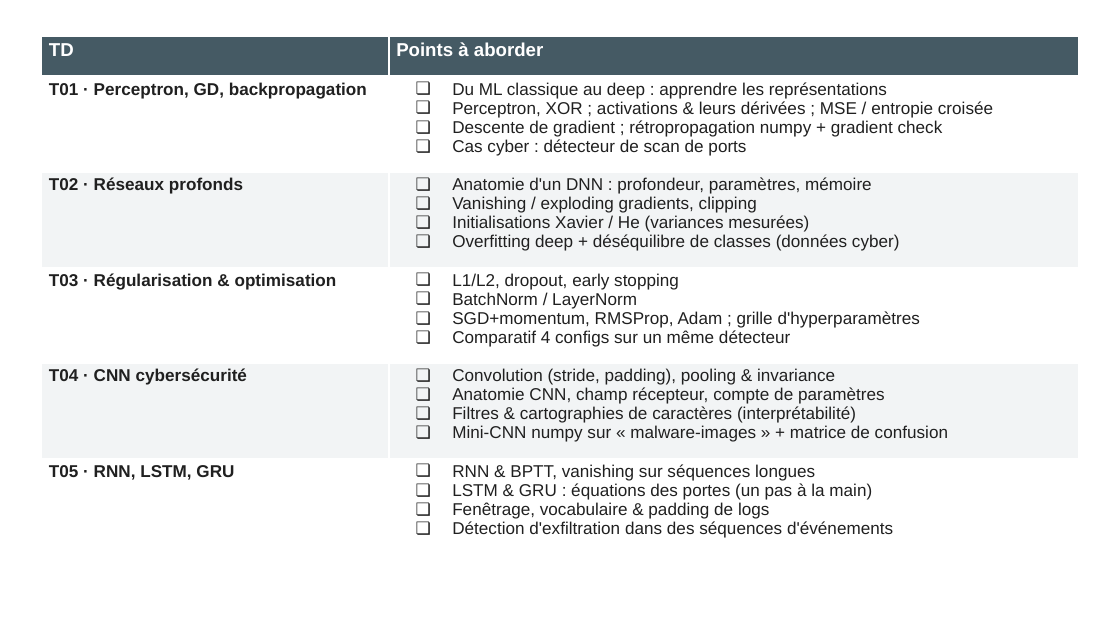
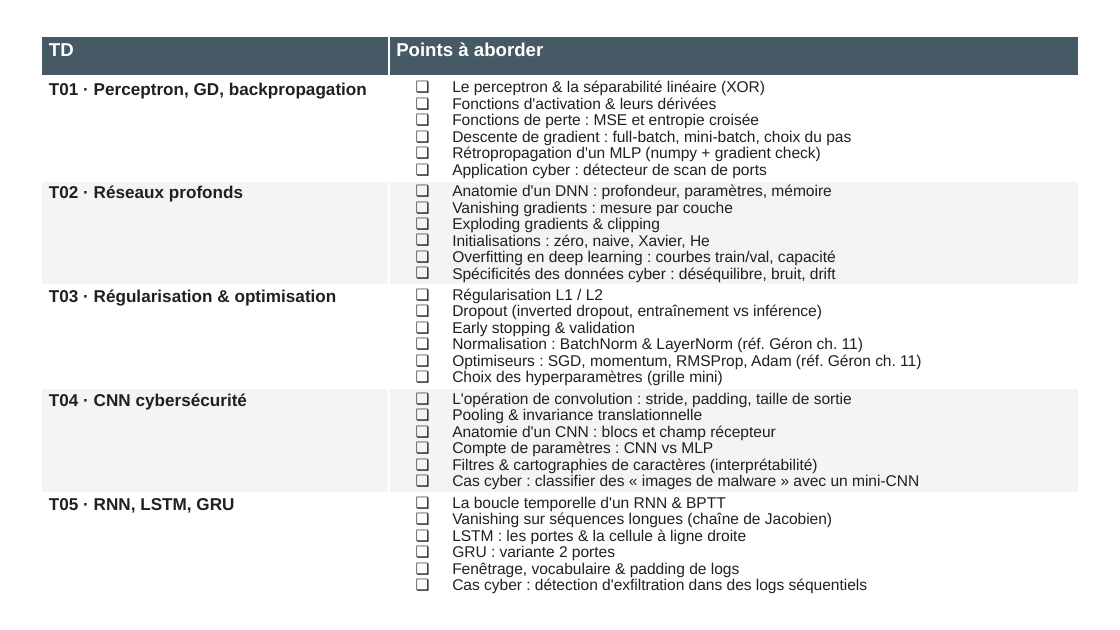
Before and after one commit to huynhdoo/EFREI_DL, a slide deck: slide 2 of slides/EFREI - DL.pptx. Drawn at 1120x630 pixels with LibreOffice and Linux fonts; fonts in the diff are those of the drawing. Boxes give left, top, right and bottom in pixels: in the first picture for what was removed or moved away, otherwise in the second. Text is boxed around its words. In the diff, an @@ line names an element or a change of style, - is before the commit and + after.

```diff
--- a/slides/EFREI - DL.pptx
+++ b/slides/EFREI - DL.pptx
@@ table at <box>41,37,1079,597</box> @@
-row 2, column 2: Du ML classique au deep : apprendre les représentations / Perceptron, XOR ; activations & leurs dérivées ; MSE / entropie croisée / Descente de gradient ; rétropropagation numpy + gradient check / Cas cyber : détecteur de scan de ports
+row 2, column 2: Le perceptron & la séparabilité linéaire (XOR) / Fonctions d'activation & leurs dérivées / Fonctions de perte : MSE et entropie croisée / Descente de gradient : full-batch, mini-batch, choix du pas / Rétropropagation d'un MLP (numpy + gradient check) / Application cyber : détecteur de scan de ports
-row 3, column 2: Anatomie d'un DNN : profondeur, paramètres, mémoire / Vanishing / exploding gradients, clipping / Initialisations Xavier / He (variances mesurées) / Overfitting deep + déséquilibre de classes (données cyber)
+row 3, column 2: Anatomie d'un DNN : profondeur, paramètres, mémoire / Vanishing gradients : mesure par couche / Exploding gradients & clipping / Initialisations : zéro, naive, Xavier, He / Overfitting en deep learning : courbes train/val, capacité / Spécificités des données cyber : déséquilibre, bruit, drift
-row 4, column 2: L1/L2, dropout, early stopping / BatchNorm / LayerNorm / SGD+momentum, RMSProp, Adam ; grille d'hyperparamètres / Comparatif 4 configs sur un même détecteur
+row 4, column 2: Régularisation L1 / L2 / Dropout (inverted dropout, entraînement vs inférence) / Early stopping & validation / Normalisation : BatchNorm & LayerNorm (réf. Géron ch. 11) / Optimiseurs : SGD, momentum, RMSProp, Adam (réf. Géron ch. 11) / Choix des hyperparamètres (grille mini)
-row 5, column 2: Convolution (stride, padding), pooling & invariance / Anatomie CNN, champ récepteur, compte de paramètres / Filtres & cartographies de caractères (interprétabilité) / Mini-CNN numpy sur « malware-images » + matrice de confusion
+row 5, column 2: L'opération de convolution : stride, padding, taille de sortie / Pooling & invariance translationnelle / Anatomie d'un CNN : blocs et champ récepteur / Compte de paramètres : CNN vs MLP / Filtres & cartographies de caractères (interprétabilité) / Cas cyber : classifier des « images de malware » avec un mini-CNN
-row 6, column 2: RNN & BPTT, vanishing sur séquences longues / LSTM & GRU : équations des portes (un pas à la main) / Fenêtrage, vocabulaire & padding de logs / Détection d'exfiltration dans des séquences d'événements
+row 6, column 2: La boucle temporelle d'un RNN & BPTT / Vanishing sur séquences longues (chaîne de Jacobien) / LSTM : les portes & la cellule à ligne droite / GRU : variante 2 portes / Fenêtrage, vocabulaire & padding de logs / Cas cyber : détection d'exfiltration dans des logs séquentiels
```
Also in this commit, not shown: 2 other slides changed.
